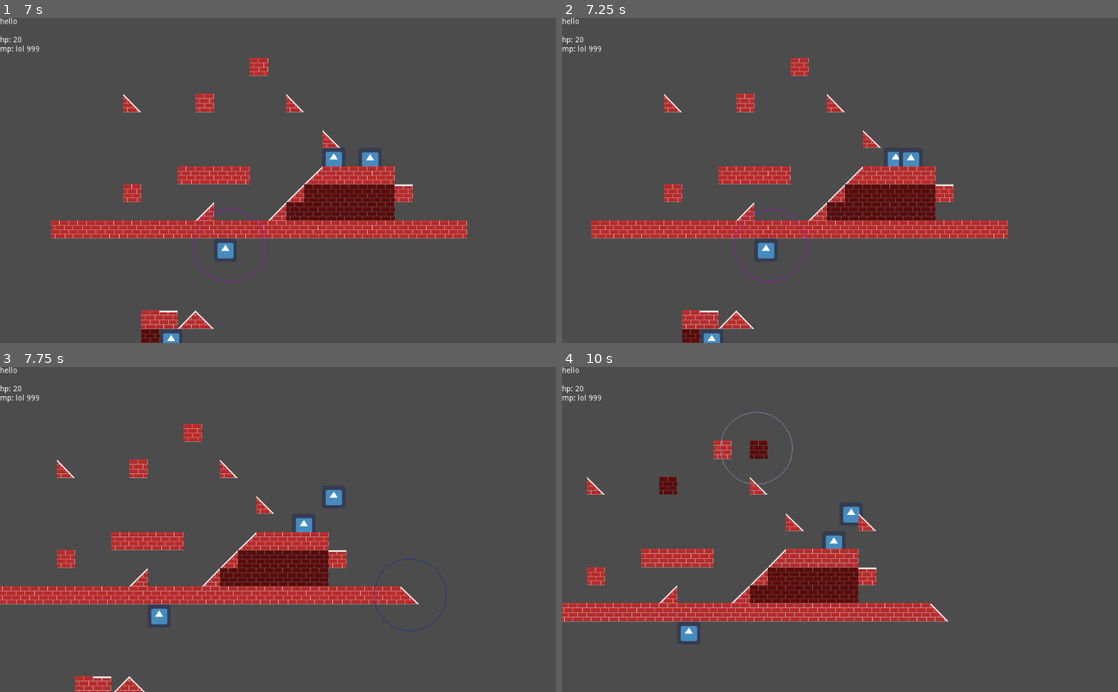
Above: before the commit, frames 1-4 (two rows, left to right).
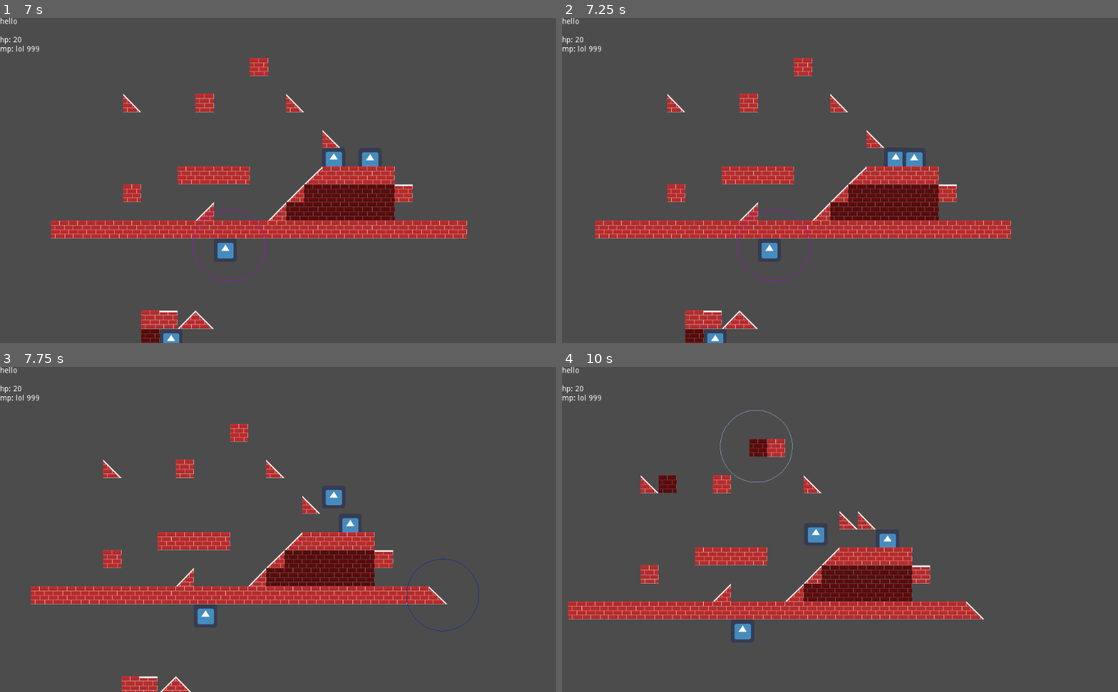
Above: after the commit, the same moments.

Repository: HenryFBP/2d-godot-game
Game: Godot game, scene res://main.tscn
Two runs of this game, one before a commit and one after it. Both use one fixed random seed, a clock stepped at 60 frames per second and the inputs below. The engine's default icon, where the game draws it, is replaced by a stand-in: a white triangle on a blue panel in a dark square.
Inputs (mouse positions are in pixels of both pictures, inside the frame that each line leads up to):
- Up to frame 1 (7 s): tap Enter at 0.5 s; move the mouse to (250, 245) at 0.52 s; press the mouse at (250, 245) at 0.53 s; hold D (player_right) 0.53-2.03 s; tap Space (player_jump) at 0.77, 1.52, 3.02, 3.77, 4.52, 6.02, 6.77 s; move the mouse to (444, 229) at 1.27 s; release the mouse at (444, 229) at 1.28 s; click (444, 229) at 1.35 s; move the mouse to (111, 131) at 2.02 s; press the mouse at (111, 131) at 2.03 s; hold A (player_left) 2.03-4.28 s; move the mouse to (305, 180) at 2.77 s; release the mouse at (305, 180) at 2.78 s; click (305, 180) at 2.85 s; move the mouse to (194, 99) at 3.52 s; press the mouse at (194, 99) at 3.53 s; move the mouse to (400, 164) at 4.27 s; release the mouse at (400, 164) at 4.28 s; hold D (player_right) from 4.28 s (still down); click (400, 164) at 4.35 s; move the mouse to (166, 196) at 5.02 s; press the mouse at (166, 196) at 5.03 s; move the mouse to (333, 109) at 5.77 s; release the mouse at (333, 109) at 5.78 s; click (333, 109) at 5.85 s; move the mouse to (250, 245) at 6.52 s; press the mouse at (250, 245) at 6.53 s
- Up to frame 2 (7.25 s): keep holding D (player_right)
- Up to frame 3 (7.75 s): keep holding D (player_right); move the mouse to (444, 578) at 7.27 s; release the mouse at (444, 578) at 7.28 s; click (444, 578) at 7.35 s; tap Space (player_jump) at 7.52 s
- Up to frame 4 (10 s): move the mouse to (673, 480) at 8.02 s; release D (player_right) at 8.03 s; press the mouse at (673, 480) at 8.03 s; hold A (player_left) 8.03-9.53 s; move the mouse to (867, 529) at 8.77 s; release the mouse at (867, 529) at 8.78 s; click (867, 529) at 8.85 s; tap Space (player_jump) at 9.02, 9.77 s; move the mouse to (756, 448) at 9.52 s; press the mouse at (756, 448) at 9.53 s; hold D (player_right) from 9.53 s (still down)

Frame 1 is identical in both runs. In frame 2, 3.6% of the frame differs, in the area x 5-81%, y 12-100%; in frame 3, 8.9%; in frame 4, 11%, in the area x 0-76%, y 13-85%.

Commit message:
programmatically add new tiles is working

Diff:
--- a/src/TileMap.gd
+++ b/src/TileMap.gd
@@ -34,15 +34,14 @@
 	self.tile_set.tile_set_texture(10, load("res://icon.png"))
 
 	var shape = ConvexPolygonShape2D.new()
+	var pc = PoolVector2Array([ Vector2(0.0, 50.0), Vector2(0.0, 0.0), Vector2(50.0, 0.0), Vector2(50.0, 50.0) ])
 
-	shape.set_point_cloud(PoolVector2Array([[-32,32], [32,-32], [32,-32], [32,32]]))
+	shape.set_point_cloud(pc)
 
-	var trans = Transform2D()
+	print(pc)
+	print(shape.points)
 
-	trans.x = Vector2(1, 0)
-	trans.y = Vector2(0, 1)
-
-	self.tile_set.tile_add_shape(10, shape, trans, false)
+	self.tile_set.tile_add_shape(10, shape, Transform2D(0, Vector2(0, 0)))
 
 	return
 
